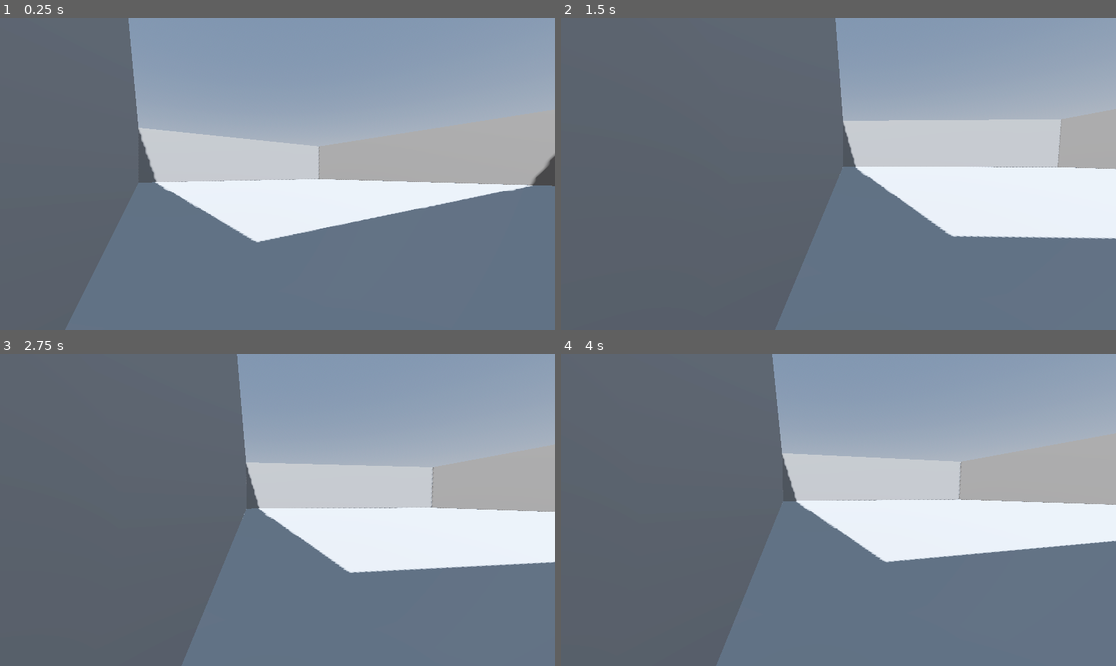
Above: before the commit, frames 1-4 (two rows, left to right).
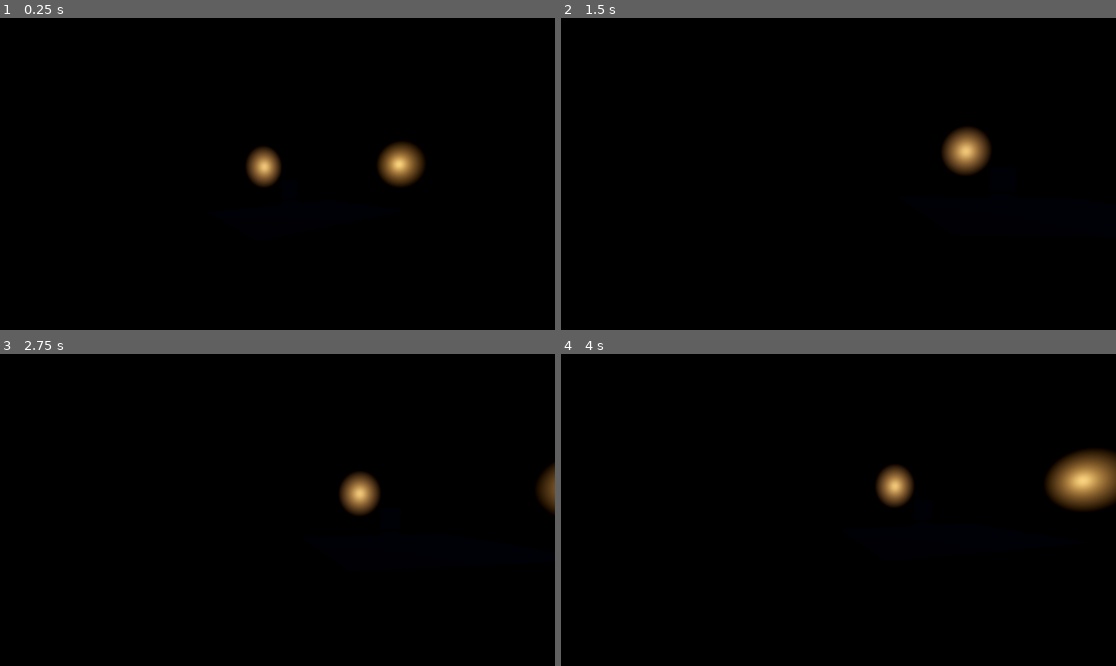
Above: after the commit, the same moments.

Repository: PixtoltheMaker/carmona-aldo-3d-project
Game: Godot game, scene res://scenes/level_01.tscn
The game is run twice, just before and just after one commit, with the same random seed, the same clock (stepped at 60 frames per second) and the same inputs.
Inputs (mouse positions are in pixels of both pictures, inside the frame that each line leads up to):
- Up to frame 1 (0.25 s): no input
- Up to frame 2 (1.5 s): tap Enter (ui_accept) at 0.5, 0.77, 1.25 s; move the mouse to (960, 158) at 0.52 s; hold Right (ui_right) 0.53-1.28 s; tap 0 (freefly) at 0.6 s; click (960, 158) at 0.67 s; move the mouse to (810, 174) at 1.27 s; hold Up (ui_up) from 1.28 s (still down); tap Shift (sprint) at 1.35 s
- Up to frame 3 (2.75 s): keep holding Up (ui_up); tap Enter (ui_accept) at 1.52, 2 s; move the mouse to (288, 503) at 2.02 s; tap 0 (freefly) at 2.1 s
- Up to frame 4 (4 s): keep holding Up (ui_up); tap Enter (ui_accept) at 2.75, 3.02, 3.5, 3.77 s; move the mouse to (832, 516) at 2.77 s; tap Shift (sprint) at 2.85 s; click (832, 516) at 2.92 s; move the mouse to (877, 513) at 3.52 s; tap 0 (freefly) at 3.6 s

The runs differ from the first frame. In frame 1, 100% of the frame differs, in the area x 0-100%, y 0-100%; in frame 2, 100%; in frame 3, 100%; in frame 4, 100%.

Commit message:
class 6-16
added some assets and worked on lighting a bit more

next goal; FINISHING MY LEVEL LAYOUT (im getting the hang of it more its just the main priority atm)

Diff:
--- /dev/null
+++ b/assets/brackeys_3d_game_assets/dungeon_assets/new_standard_material_3d.tres
@@ -0,0 +1,6 @@
+[gd_resource type="StandardMaterial3D" format=3 uid="uid://qlbhc8u0u8d1"]
+
+[ext_resource type="Texture2D" uid="uid://bnquetkjju27x" path="res://assets/brackeys_3d_game_assets/dungeon_assets/dungeon_albedo.png" id="1_5thc7"]
+
+[resource]
+albedo_texture = ExtResource("1_5thc7")
--- a/scenes/level_01.tscn
+++ b/scenes/level_01.tscn
@@ -11,6 +11,7 @@
 
 [sub_resource type="Environment" id="Environment_mofoo"]
 background_mode = 2
+background_energy_multiplier = 0.05
 sky = SubResource("Sky_4lj41")
 tonemap_mode = 2
 glow_enabled = true
@@ -22,10 +23,17 @@
 
 [node name="DirectionalLight3D" type="DirectionalLight3D" parent="." unique_id=2008288882]
 transform = Transform3D(-0.8660254, -0.43301278, 0.25, 0, 0.49999997, 0.86602545, -0.50000006, 0.75, -0.43301266, -0.1542511, -0.2759223, 0.37469673)
+light_color = Color(0.06731294, 0.01840763, 0.25394145, 1)
+light_energy = 0.25
 shadow_enabled = true
 
 [node name="ProtoController" parent="." unique_id=1549842563 instance=ExtResource("1_bpt1m")]
 transform = Transform3D(-0.83347136, 0, 0.55256265, 0, 1, 0, -0.55256265, 0, -0.83347136, 24.09201, 0.5320252, -23.754978)
+
+[node name="OmniLight3D" type="OmniLight3D" parent="." unique_id=2138409845]
+transform = Transform3D(1, 0, 0, 0, 1, 0, 0, 0, 1, 14.21384, 2.6596115, -18.887867)
+light_color = Color(0.8735878, 0.6491372, 0.35776335, 1)
+omni_range = 1.25
 
 [node name="CSGCombiner3D" type="CSGCombiner3D" parent="." unique_id=1119241862]
 use_collision = true
@@ -50,3 +58,32 @@
 [node name="CSGBox3D4" type="CSGBox3D" parent="CSGCombiner3D" unique_id=1494794887]
 transform = Transform3D(1.3113416e-07, 0, 1, 0, 1, 0, -1, 0, 1.3113416e-07, -24.872272, 5.941249, 0.24102497)
 size = Vector3(50.008125, 10.861816, 0.22070313)
+
+[node name="CSGBox3D5" type="CSGBox3D" parent="CSGCombiner3D" unique_id=1172843453]
+transform = Transform3D(1, 0, 0, 0, 1, 0, 0, 0, 1, 19.5, 2.0249474, -14.2854)
+size = Vector3(12, 4, 0.42919922)
+
+[node name="CSGBox3D" type="CSGBox3D" parent="CSGCombiner3D/CSGBox3D5" unique_id=346471562]
+transform = Transform3D(1, 0, 0, 0, 1, 0, 0, 0, 1, -2.5615463, -0.79166937, 0.21224976)
+operation = 2
+size = Vector3(1.4327393, 2.636963, 1.2460938)
+
+[node name="CSGCylinder3D" type="CSGCylinder3D" parent="CSGCombiner3D/CSGBox3D5" unique_id=1966715361]
+transform = Transform3D(1, 0, 0, 0, -4.371139e-08, -1, 0, 1, -4.371139e-08, -2.554617, 0.5302062, 0.13571262)
+operation = 2
+radius = 0.72509766
+height = 2.49292
+
+[node name="CSGBox3D6" type="CSGBox3D" parent="CSGCombiner3D" unique_id=1081622571]
+transform = Transform3D(0, 0, 1.0000001, 0, 1, 0, -1.0000001, 0, 0, 13.733255, 2.0296519, -20.461525)
+size = Vector3(12, 4, 0.42919922)
+
+[node name="CSGCylinder3D" type="CSGCylinder3D" parent="CSGCombiner3D" unique_id=617345941]
+transform = Transform3D(1, 0, 0, 0, 1, 0, 0, 0, 1, 0.19791222, 5.293909, -0.05178237)
+radius = 1.8764648
+height = 9.757004
+
+[node name="OmniLight3D2" type="OmniLight3D" parent="." unique_id=1702858896]
+transform = Transform3D(1, 0, 0, 0, 1, 0, 0, 0, 1, 18.75803, 2.577525, -14.814665)
+light_color = Color(0.8735878, 0.6491372, 0.35776335, 1)
+omni_range = 1.25
Not shown, added: assets/brackeys_3d_game_assets/LICENSE & CREDITS.txt
Binary file added: assets/brackeys_3d_game_assets/dungeon_assets/building/ceiling.glb
Not shown, added: assets/brackeys_3d_game_assets/dungeon_assets/building/ceiling.glb.import
Binary file added: assets/brackeys_3d_game_assets/dungeon_assets/building/floor_stone.glb
Not shown, added: assets/brackeys_3d_game_assets/dungeon_assets/building/floor_stone.glb.import
Binary file added: assets/brackeys_3d_game_assets/dungeon_assets/building/floor_wood.glb
Not shown, added: assets/brackeys_3d_game_assets/dungeon_assets/building/floor_wood.glb.import
Binary file added: assets/brackeys_3d_game_assets/dungeon_assets/building/pillar.glb
Not shown, added: assets/brackeys_3d_game_assets/dungeon_assets/building/pillar.glb.import
Binary file added: assets/brackeys_3d_game_assets/dungeon_assets/building/wall.glb
Not shown, added: assets/brackeys_3d_game_assets/dungeon_assets/building/wall.glb.import
Binary file added: assets/brackeys_3d_game_assets/dungeon_assets/building/wall_arched.glb
(and 71 more such lines)
